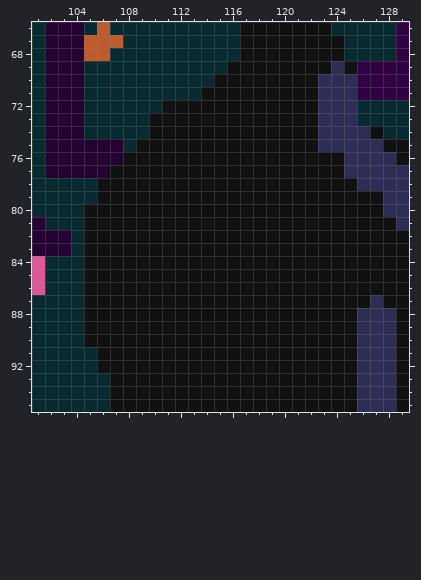
Pixel-art file: unbuilt_content/cinematic/humans.aseprite. Above, as it was before the edit.
150x240 pixels, 1 frame. Colours within 5 levels of each other are drawn and written as one. Shown: x 101..129, y 66..95. The commit also changed other parts of the picture, which this record leaves out.
The result:
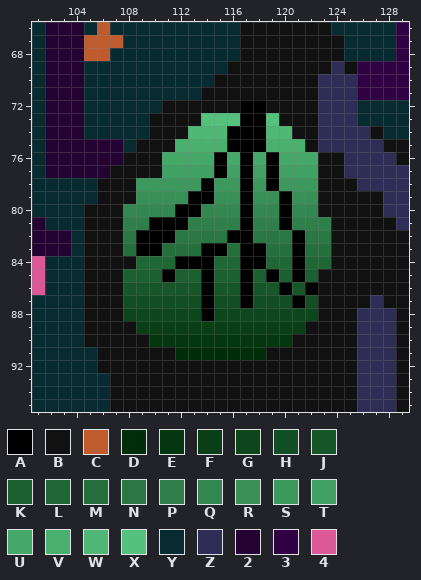
Palette (. is transparent): A #000000  B #111112  C #be5c30  D #002e0a  E #043610  F #093e16  G #0d461d  H #124e23  J #175629  K #1c5f30  L #206736  M #256f3d  N #2a7743  P #2e7f49  Q #338750  R #389056  S #3c985d  T #41a063  U #46a869  V #4ab070  W #4fb876  X #54c17d  Y #072b30  Z #2e2d55  2 #240232  3 #300243  4 #dd5897
Change:
layer "Layer 12" added
layer "Layer 13" added
--- layers "Layer 13", "Layer 12"
@@ x 106..125 @@
 71 YYYYYYYYBBBBBBBBBZZZ
-72 YYYYYBBBBBBBBBBBBZZZ
-73 YYYYBBBBBBBBBBBBBZZZ
-74 YYYYBBBBBBBBBBBBBZZZ
-75 22YBBBBBBBBBBBBBBZZZ
-76 22BBBBBBBBBBBBBBBBBZ
-77 2BBBBBBBBBBBBBBBBBBZ
-78 BBBBBBBBBBBBBBBBBBBB
-79 BBBBBBBBBBBBBBBBBBBB
-80 BBBBBBBBBBBBBBBBBBBB
-81 BBBBBBBBBBBBBBBBBBBB
-82 BBBBBBBBBBBBBBBBBBBB
-83 BBBBBBBBBBBBBBBBBBBB
-84 BBBBBBBBBBBBBBBBBBBB
-85 BBBBBBBBBBBBBBBBBBBB
-86 BBBBBBBBBBBBBBBBBBBB
-87 BBBBBBBBBBBBBBBBBBBB
-88 BBBBBBBBBBBBBBBBBBBB
-89 BBBBBBBBBBBBBBBBBBBB
-90 BBBBBBBBBBBBBBBBBBBB
-91 BBBBBBBBBBBBBBBBBBBB
+72 YYYYYBBBBBBAABBBBZZZ
+73 YYYYBBBBXXXAAXBBBZZZ
+74 YYYYBBBWWWAAAWWBBZZZ
+75 22YBBBVVVVAAAVVVBZZZ
+76 22BBBUUUUAUAUAUUUBBZ
+77 2BBBBTTTTATATATTTBBZ
+78 BBBSSSSSASSASASSSBBB
+79 BBBRRRRAARRARRARRBBB
+80 BBQQQQAAQQQAQQAQQBBB
+81 BBPPAAAPPPPAPPAPPPBB
+82 BBNAAANNNNAANNNANNBB
+83 BBMAAMMMAAMAAMMAMMBB
+84 BBBLLLAAALLAALLALLBB
+85 BBKKKAKKAKKAKAKAKBBB
+86 BBJJJJJJAJJAJJAJABBB
+87 BBHHHHHHAHHAHHHAHBBB
+88 BBGGGGGGAGGGGGGGGBBB
+89 BBBFFFFFFFFFFFFFBBBB
+90 BBBBEEEEEEEEEEEBBBBB
+91 BBBBBBDDDDDDDBBBBBBB
 92 BBBBBBBBBBBBBBBBBBBB
Boxes around the changes in both pictures, in picture pixels (x1, y1, x2, y2):
changed: (123, 100, 331, 360)
